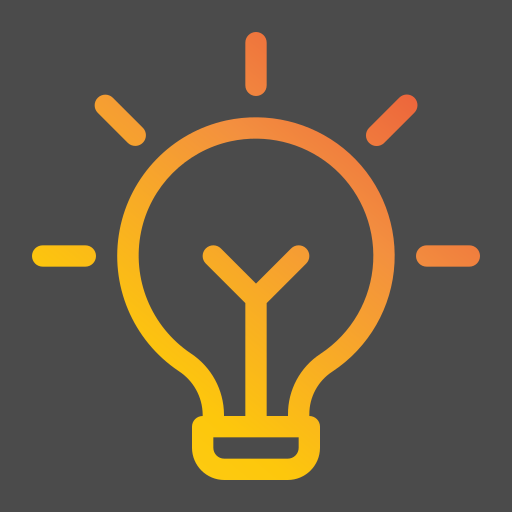
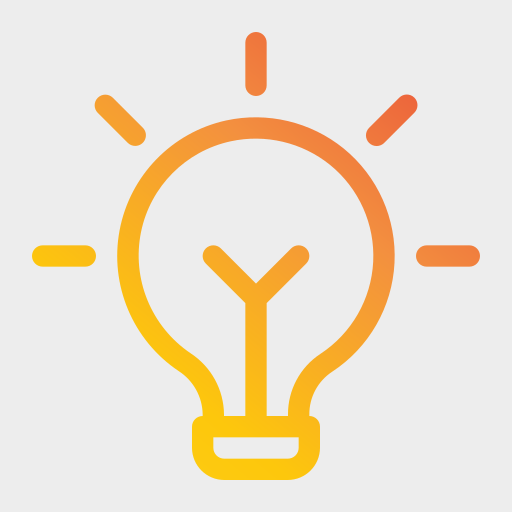
Comparing the layer stacks of the two 512px x 512px images. Changes:
painted on "Layer 1" over [0, 0, 512, 512]
"Layer 2": opacity 71% → 7%, painted on it over [0, 0, 512, 512]
